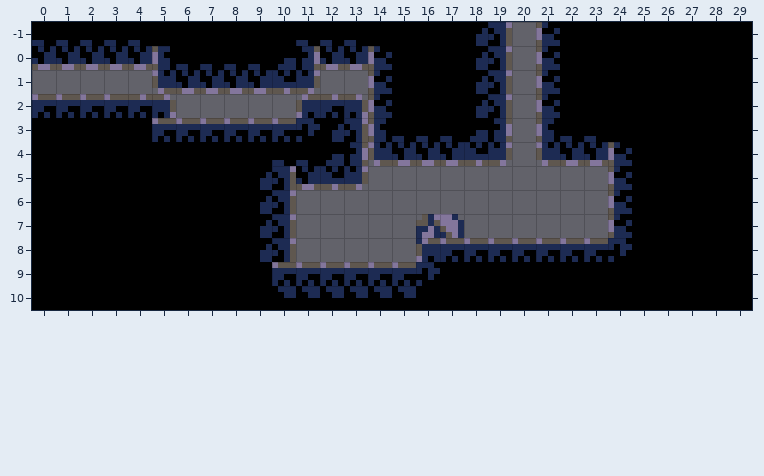
Two states of a Tiled map, data/maps/b02.tmx. This is how it looked before the edit.
Cells are 8x8 px. Shown: x 0..29, y -1..10. The commit also replaced the tileset; all pictures use the new one.
After:
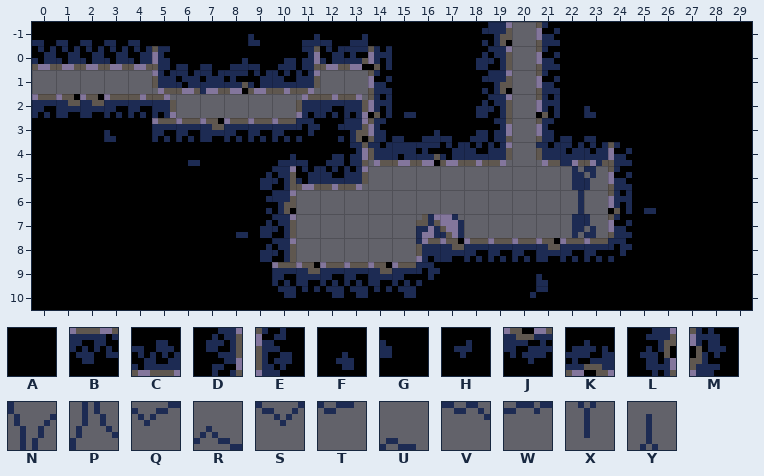
Key: from "tileset": A 0, B 1, C 1 turned 180, D 2, E 2 turned 180, F 7, G 8, H 9, J 10, K 10 turned 180, L 11 flipped left-right, M 11 flipped up-down, N 64 "decor", P 64 flipped up-down "decor", Q 65 "decor", R 65 flipped up-down "decor", S 66 "decor", T 67 "decor", U 67 flipped up-down "decor", V 68 "decor", W 69 "decor", X 80 "decor", Y 80 flipped up-down "decor".
_ is an empty cell.
Diff:
Layer "Tiles":
The author changed tile A to tile F in row 0 at x 8; in row 3 at x 22; in row 4 at x 2; in row 10 at x 20.
The author changed tile A to tile G in row 0 at x 9; in row 3 at x 23; in row 4 at x 3; in row 10 at x 21.
The author changed tile A to tile H in row 3 at x 15; in row 5 at x 6; in row 7 at x 25; in row 8 at x 8.
The author changed tile B to tile J in row 3 at x 1 to 2; in row 4 at x 7; in row 9 at x 17 and 21; in row 10 at x 11 and 14.
The author changed tile C to tile K in row 0 at x 11 and 13; in row 1 at x 8; in row 4 at x 16; in row 5 at x 10.
The author changed tile D to tile L in row 0 at x 18; in row 2 at x 18; in row 4 at x 12; in row 7 at x 9.
The author changed tile E to tile M in row 1 at x 14; in row 3 at x 14 and 21; in row 7 at x 24.
Tile N now appears in row 5 at x 22.
Tile P now appears in row 8 at x 22.
Tile Q now appears in row 5 at x 23.
Tile R now appears in row 8 at x 23.
Tile S now appears in row 2 at x 6; in row 5 at x 21.
Tile T now appears in row 2 at x 7.
Tile U now appears in row 3 at x 6.
Tile V now appears in row 5 at x 14.
Tile W now appears in row 5 at x 15.
Tile X now appears in row 6 at x 22.
Tile Y now appears in row 7 at x 22.
